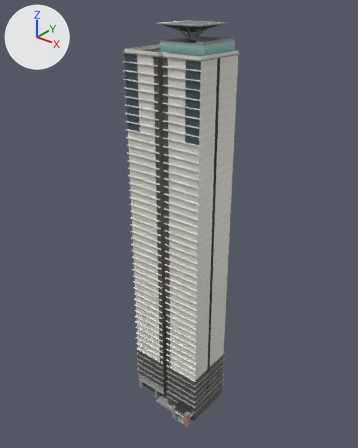
What one commit did to the FBX model cs2-kit/projects/exllu-103/output/import_test_flicker_winoff/HighriseTower103_L1_5x4/HighriseTower103_L1_5x4_LOD1.fbx.
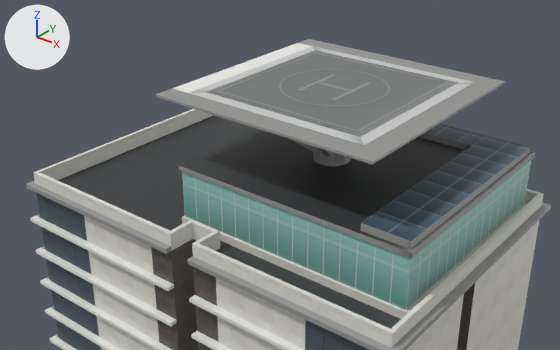
Old and new are each drawn whole from a 50 mm lens placed at (108.6, -134.8, 170.5), pointed at (-1.3, 2.5, 85.4) and again close up from a 50 mm lens placed at (32.4, -38.8, 176.5), pointed at (3.3, -2.4, 153.9). Arrows for +X, +Y and +Z are at upper left; the lights stay in place. The first two pictures are the older version. Where no turn or scale is listed for an object, it has been applied to the vertices. Vertices at exactly the same position are counted once.

Names of what the first close-up shows: 'HighriseTower103_L1_5x4_LOD1'.
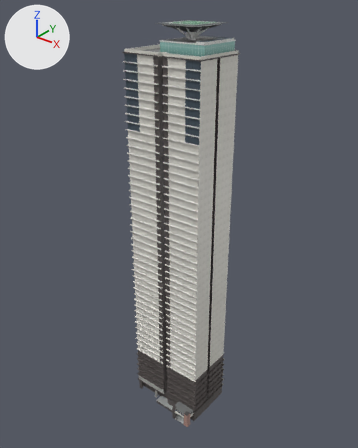
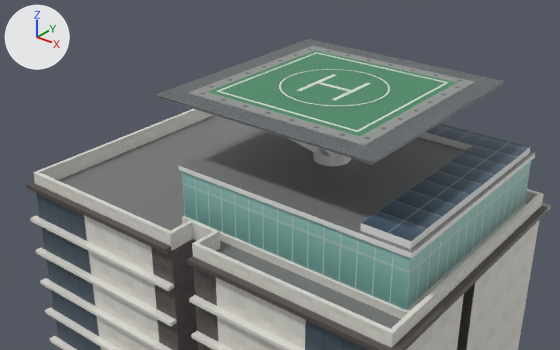
The change in detail:
me_highrisetower103_l1_5x4_lod1 is used by ob_highrisetower103_l1_5x4_lod1; location (0.0, 0.0, 0.0).
me_highrisetower103_l1_5x4_lod1 had 9897 vertices, 8355 faces and spanned x -17.0..17.0, y -13.0..13.0, z 0.0..159.0.
me_highrisetower103_l1_5x4_lod1 now has 9953 vertices, 8383 faces and spans x -17.0..17.0, y -13.0..13.0, z 0.0..159.0.
Part 1, on me_highrisetower103_l1_5x4_lod1:
56 vertices are added at x -2.0..11.0, y -5.0..9.0, z 159.0.
28 new faces join them.
me_highrisetower103_l1_5x4_lod1 part 2: 2112 kept faces spanning x -17.0..17.0, y -13.0..13.0, z 0.0..159.0 get new texture (UV) coordinates.

What differs and where, as boxes (x1, y1, x2, y2) in the close-ups (560 x 350 px):
part 1 of me_highrisetower103_l1_5x4_lod1, added: after (188, 46, 474, 145)
part 2 of me_highrisetower103_l1_5x4_lod1, surface changed: (26, 39, 551, 350) in both
